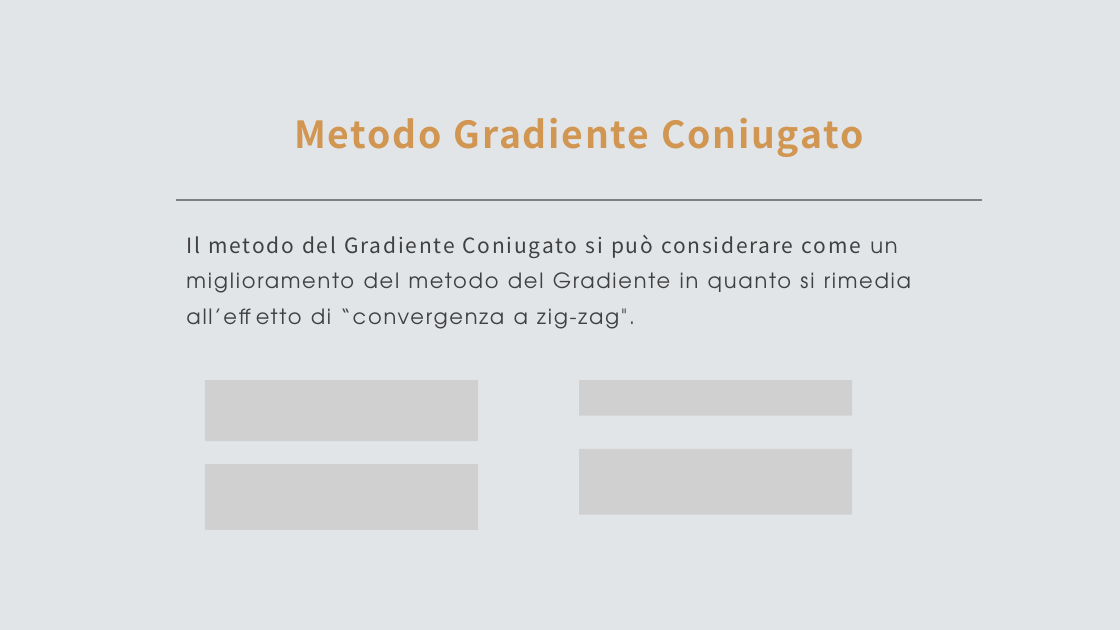
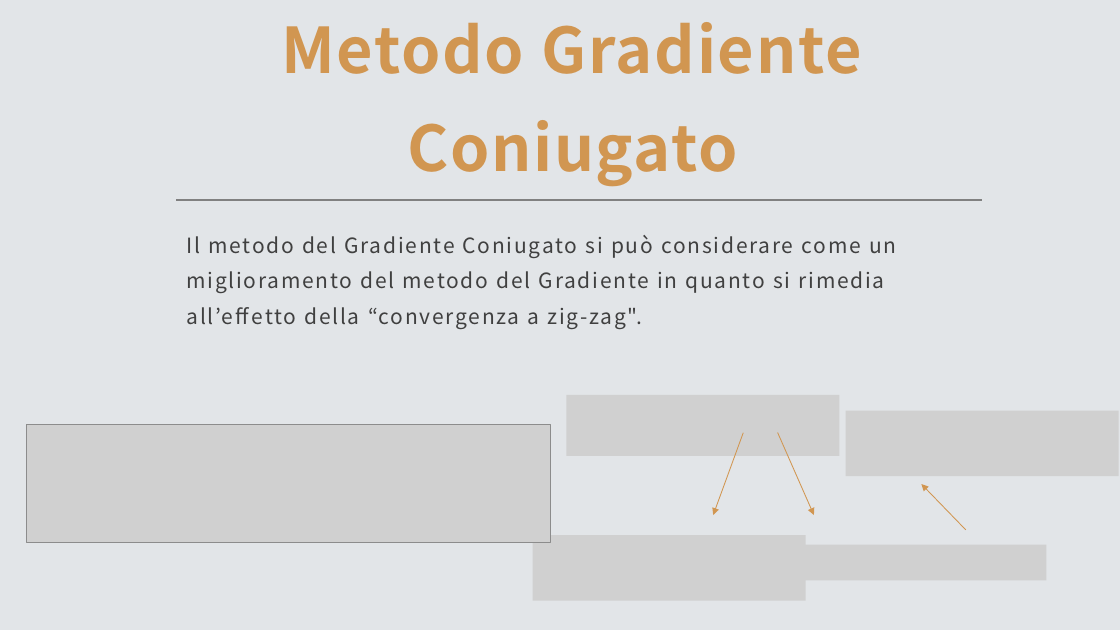
Before and after one commit to TittaLorenzo/jpegTranformerApp, a slide deck: slide 5 of LSSolver.pptx. Drawn at 1120x630 pixels with LibreOffice and Linux fonts; fonts in the diff are those of the drawing; grey boxes stand for pictures. Boxes give left, top, right and bottom in pixels: in the first picture for what was removed or moved away, otherwise in the second. Text is boxed around its words. In the diff, an @@ line names an element or a change of style, - is before the commit and + after.

```diff
--- a/LSSolver.pptx
+++ b/LSSolver.pptx
@@ title "Metodo Gradiente Coniugato": place and size @@
-title "Metodo Gradiente Coniugato" at box(294, 118, 863, 157)
+title "Metodo Gradiente Coniugato" at box(281, 22, 862, 186)
@@ title "Metodo Gradiente Coniugato" at box(281, 22, 862, 186): size 32 to 54 pt @@
@@ text at box(186, 235, 896, 329): text changed; font TeX Gyre Adventor to Noto Sans CJK JP @@
-Il metodo del Gradiente Coniugato si può considerare come un miglioramento del metodo del Gradiente in quanto si rimedia all’effetto di “convergenza a zig-zag".
+Il metodo del Gradiente Coniugato si può considerare come un miglioramento del metodo del Gradiente in quanto si rimedia all’effetto della “convergenza a zig-zag".
@@ picture removed at box(205, 381, 478, 442) @@
@@ picture removed at box(580, 381, 853, 416) @@
@@ picture added at box(566, 395, 839, 456) @@
@@ picture added at box(846, 411, 1119, 476) @@
@@ picture added at box(27, 424, 551, 542) @@
@@ arrow added from (744, 433) to (713, 515), #D19651 0.75 pt @@
@@ arrow added from (778, 433) to (814, 515), #D19651 0.75 pt @@
@@ picture removed at box(205, 465, 478, 530) @@
@@ picture removed at box(580, 450, 853, 515) @@
@@ arrow added from (966, 530) to (922, 484), #D19651 0.75 pt @@
@@ picture added at box(533, 535, 806, 601) @@
@@ picture added at box(774, 545, 1047, 581) @@
```
Also in this commit, not shown: 11 other slides changed, 1 other file.
